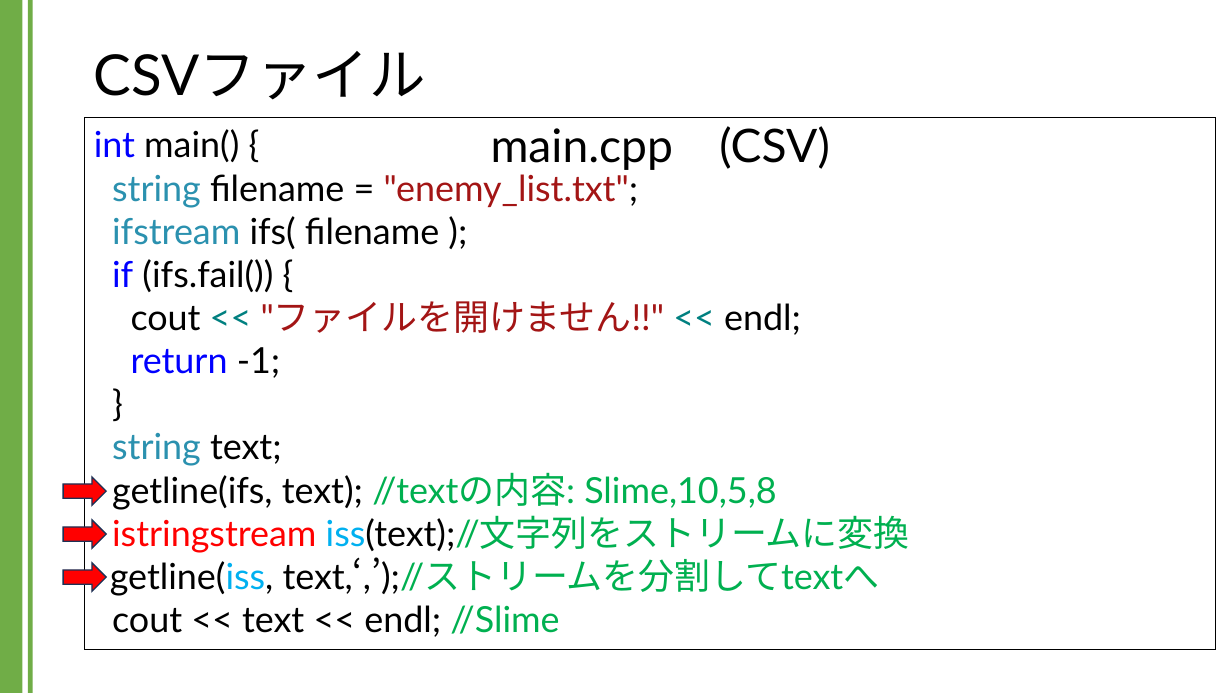
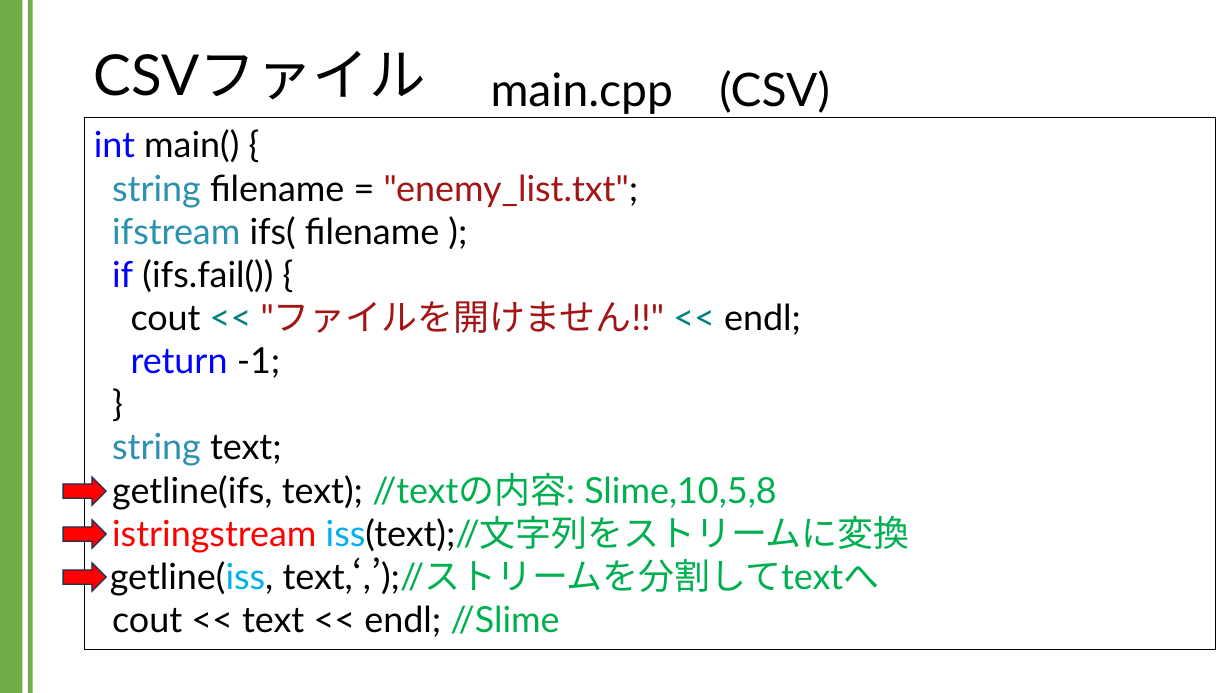
Before and after one commit to kic-murata/cpp2024, a slide deck: slide 23 of 授業資料/講義資料：CSVファイル.pptx. Drawn at 1232x693 pixels with LibreOffice and Linux fonts; fonts in the diff are those of the drawing. Boxes give left, top, right and bottom in pixels: in the first picture for what was removed or moved away, otherwise in the second. Text is boxed around its words. In the diff, an @@ line names an element or a change of style, - is before the commit and + after.

```diff
--- a/授業資料/講義資料：CSVファイル.pptx
+++ b/授業資料/講義資料：CSVファイル.pptx
@@ text "main.cpp (CSV)": place and size @@
-text "main.cpp (CSV)" at box(491, 126, 830, 170)
+text "main.cpp (CSV)" at box(491, 70, 830, 114)
```
Also in this commit, not shown: 7 other slides changed.
